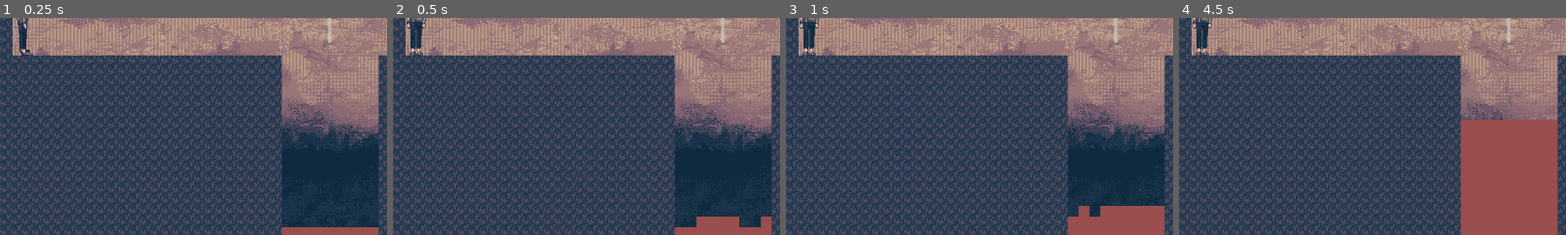
Above: before the commit, frames 1-4 (left to right).
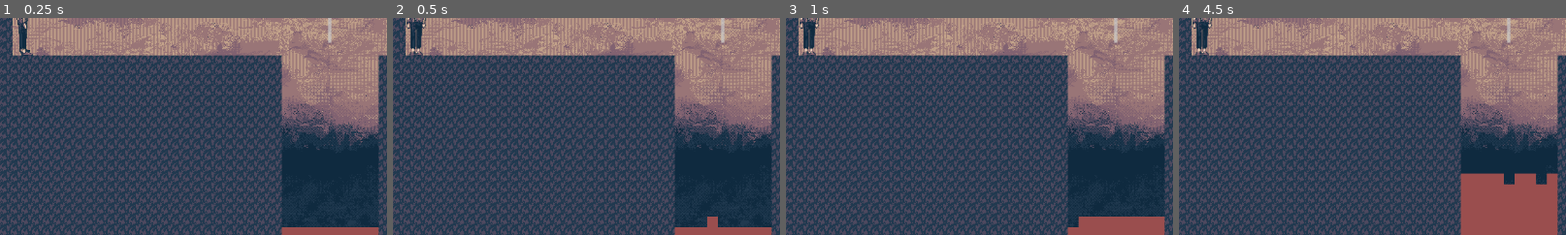
Above: after the commit, the same moments.

Repository: hellomynameisren/ludumdare
Game: Godot game, scene res://liquid/complete_levels/01_intro.tscn
Same seed, same stepped clock (60 frames per second), same inputs: the game is played once before the commit and once after it. Before the commit the project has no main scene; this scene is started directly in both runs.
Inputs:
- Up to frame 1 (0.25 s): no input
- Up to frame 2 (0.5 s): no input
- Up to frame 3 (1 s): no input
- Up to frame 4 (4.5 s): tap Enter at 4.25 s
The pictures show only the part of the screen within x 47-97%, y 50-100%; the shares and areas given below are measured in that part.

Frame 1 is identical in both runs. In frame 2, 0.6% of the frame differs, in the area x 78-98%, y 91-97%; in frame 3, 1.1%; in frame 4, 6.6%, in the area x 72-98%, y 46-77%.

Commit message:
lava map much faster?

Diff:
--- a/liquid/lava_map.gd
+++ b/liquid/lava_map.gd
@@ -15,6 +15,8 @@
 var world
 
 var lava_emitters = {}
+
+var global_pq: Array = []
 
 func pq_key(val: Vector2):
 	return val.y
@@ -116,12 +118,14 @@
 		check_emitter(loc2)
 		if add_adjacent(loc2):
 			new_neighbors.append(loc2)
+			pq_insert(global_pq, loc2)
 	return new_neighbors
 
 # Called when the node enters the scene tree for the first time.
 func _ready():
 
 	world = get_parent()
+	global_pq = pq_new()
 	global_position = world.get_node("TileMap").global_position
 
 	#var used_rect = $TileMap.get_used_rect()
@@ -147,28 +151,35 @@
 	place_lava(spawn_per_iter)
 
 func place_lava(to_place: int):
-	var pq = pq_new()
-	for pos in adjacent_positions:
-		if is_valid_lava_pos(pos):
-			pq_insert(pq, pos)
-	while true:
-		var lowest = []
-		while pq_size(pq) > 0:
-			if lowest.size() == 0 or pq_max(pq).y == lowest[lowest.size()-1].y:
-				lowest.append(pq_extract_max(pq))
-			else:
-				break
-		if lowest.size() == 0:
-			return
-		lowest.shuffle()
-		while lowest.size() > 0:
-			var place_at = lowest.pop_back()
-			for neighbor in put_lava_at(place_at):
-				if is_valid_lava_pos(neighbor):
-					pq_insert(pq, neighbor)
+	while pq_size(global_pq) > 0:
+		var try_pos = pq_extract_max(global_pq)
+		if is_valid_lava_pos(try_pos):
+			put_lava_at(try_pos)
 			to_place -= 1
 			if to_place == 0:
 				return
+	#var pq = pq_new()
+	#for pos in adjacent_positions:
+	#	if is_valid_lava_pos(pos):
+	#		pq_insert(pq, pos)
+	#while true:
+	#	var lowest = []
+	#	while pq_size(pq) > 0:
+	#		if lowest.size() == 0 or pq_max(pq).y == lowest[lowest.size()-1].y:
+	#			lowest.append(pq_extract_max(pq))
+	#		else:
+	#			break
+	#	if lowest.size() == 0:
+	#		return
+	#	lowest.shuffle()
+	#	while lowest.size() > 0:
+	#		var place_at = lowest.pop_back()
+	#		for neighbor in put_lava_at(place_at):
+	#			if is_valid_lava_pos(neighbor):
+	#				pq_insert(pq, neighbor)
+	#		to_place -= 1
+	#		if to_place == 0:
+	#			return
 
 func to_global_position(pos: Vector2):
 	var local_pos = $TileMap.map_to_local(pos + Vector2(1/2, 1/2))
--- a/project.godot
+++ b/project.godot
@@ -11,7 +11,7 @@
 [application]
 
 config/name="Ludum Dare"
-run/main_scene="res://liquid/complete_levels/05_midterm.tscn"
+run/main_scene="res://liquid/complete_levels/01_intro.tscn"
 config/features=PackedStringArray("4.1", "GL Compatibility")
 config/icon="res://icon.svg"
 
